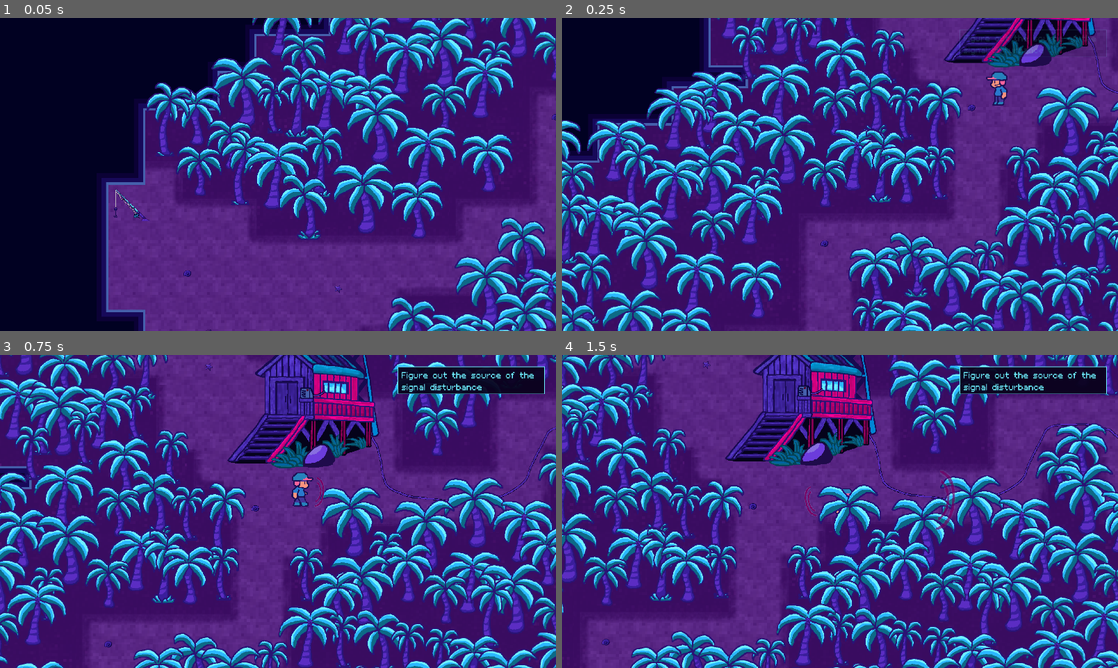
Above: before the commit, frames 1-4 (two rows, left to right).
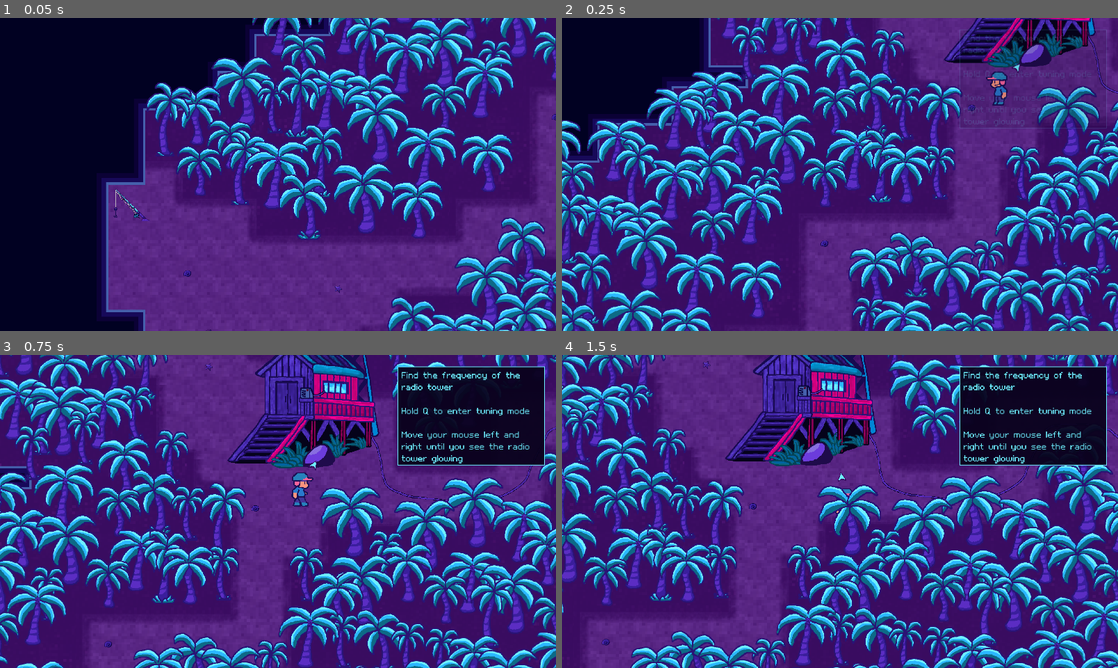
Above: after the commit, the same moments.

Repository: dougwhite/wave-length
Game: Godot game, scene res://scenes/game.tscn
Same seed, same stepped clock (60 frames per second), same inputs: the game is played once before the commit and once after it.
Inputs (mouse positions are in pixels of both pictures, inside the frame that each line leads up to):
- Up to frame 1 (0.05 s): no input
- Up to frame 2 (0.25 s): no input
- Up to frame 3 (0.75 s): tap Enter (ui_accept) at 0.5 s; move the mouse to (400, 495) at 0.52 s; hold Right (move_right) from 0.53 s (still down); hold Shift (fine_tune) from 0.53 s (still down); click (400, 495) at 0.67 s
- Up to frame 4 (1.5 s): tap Enter (ui_accept) at 0.77 s; move the mouse to (728, 527) at 1.27 s; release Right (move_right) at 1.28 s; release Shift (fine_tune) at 1.28 s; hold S (move_down) from 1.28 s (still down); click (728, 527) at 1.35 s

Frame 1 is identical in both runs. In frame 2, 0.6% of the frame differs, in the area x 71-98%, y 5-36%; in frame 3, 6.6%; in frame 4, 6.7%, in the area x 43-98%, y 5-56%.

Commit message:
Build configs for release to itch.io

Diff:
--- a/project.godot
+++ b/project.godot
@@ -118,4 +118,5 @@
 [rendering]
 
 textures/canvas_textures/default_texture_filter=0
+textures/vram_compression/import_etc2_astc=true
 2d/snap/snap_2d_transforms_to_pixel=true
--- a/scenes/game.tscn
+++ b/scenes/game.tscn
@@ -2248,7 +2248,7 @@
 
 [node name="NarrativeManager" type="Node" parent="."]
 script = ExtResource("22_37s47")
-start_stage = 6
+start_stage = 5
 
 [node name="Locations" type="Node2D" parent="NarrativeManager"]
 metadata/_edit_group_ = true
Not shown, changed: export_presets.cfg
